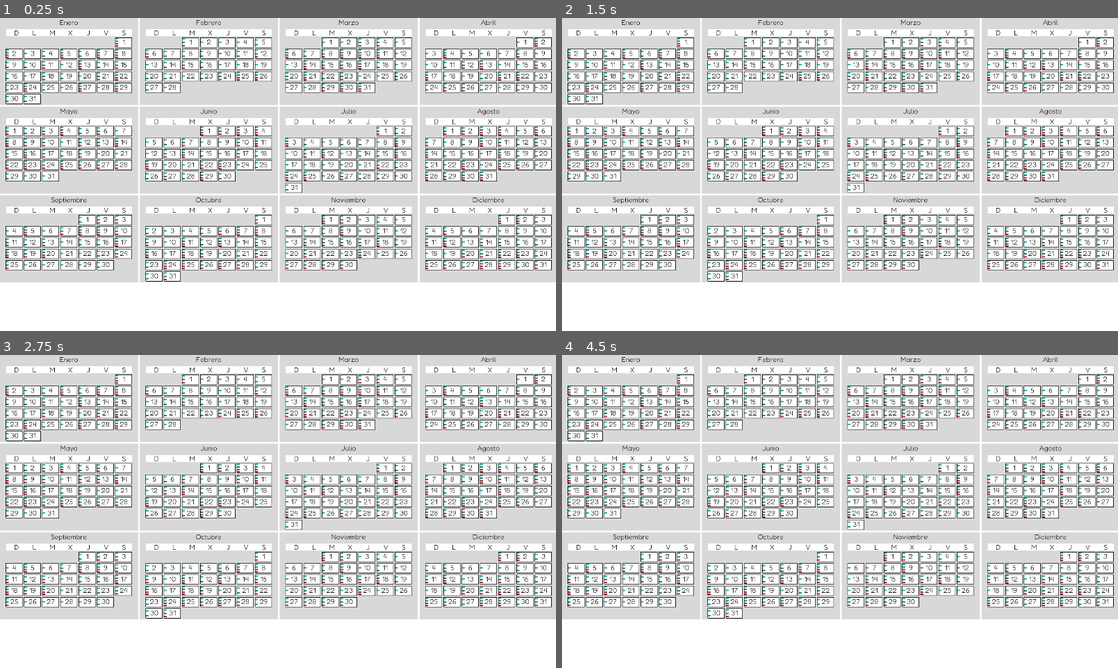
Above: before the commit, frames 1-4 (two rows, left to right).
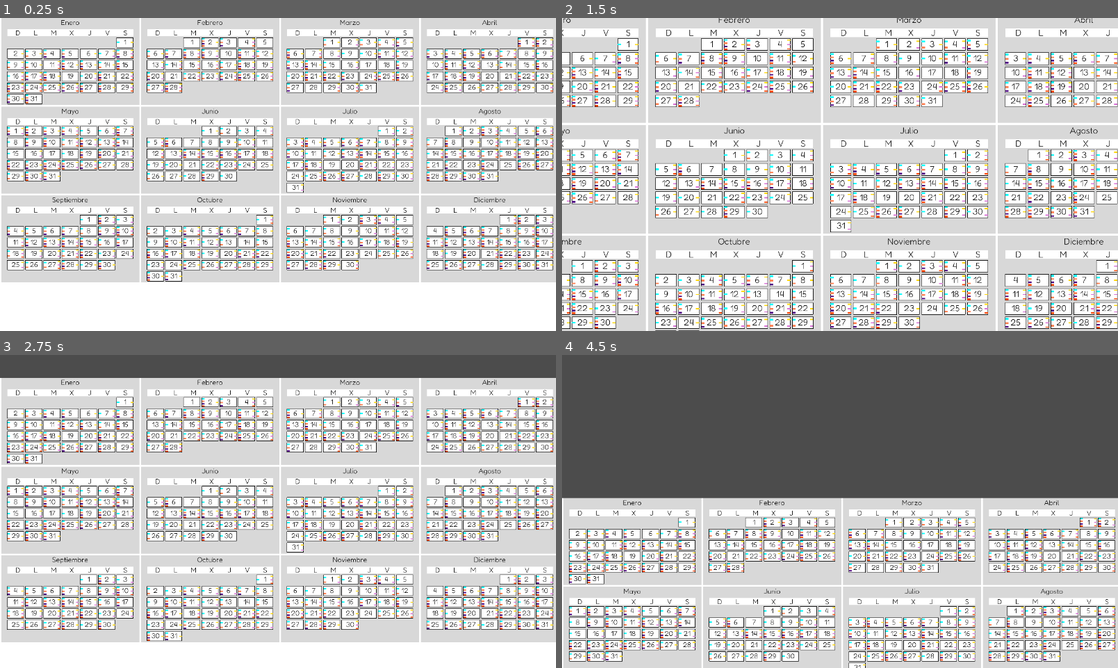
Above: after the commit, the same moments.

Repository: LeoleUCAB/herramienta-rrhh
Game: Godot game, scene res://Calendar.tscn
The game is run twice, just before and just after one commit, with the same random seed, the same clock (stepped at 60 frames per second) and the same inputs.
Inputs (mouse positions are in pixels of both pictures, inside the frame that each line leads up to):
- Up to frame 1 (0.25 s): no input
- Up to frame 2 (1.5 s): tap Enter at 0.5 s; move the mouse to (962, 158) at 0.52 s; press the mouse at (962, 158) at 0.53 s; tap Mouse wheel up (cam_zoom_in) at 0.8, 1.35 s; tap Space at 1.25 s; move the mouse to (728, 190) at 1.27 s; release the mouse at (728, 190) at 1.28 s
- Up to frame 3 (2.75 s): tap Mouse wheel down (cam_zoom_out) at 1.55, 2.1 s; tap Enter at 2 s; move the mouse to (333, 442) at 2.02 s; press the mouse at (333, 442) at 2.03 s
- Up to frame 4 (4.5 s): tap Space at 2.75, 4.25 s; move the mouse to (812, 574) at 2.77 s; release the mouse at (812, 574) at 2.78 s; click (812, 574) at 2.85 s; tap Mouse wheel up (cam_zoom_in) at 3.05, 3.6 s; tap Enter at 3.5 s; move the mouse to (1006, 558) at 3.52 s; tap Mouse wheel down (cam_zoom_out) at 3.8, 4.35 s; move the mouse to (673, 464) at 4.27 s

The runs differ from the first frame. In frame 1, 18% of the frame differs, in the area x 0-100%, y 0-85%; in frame 2, 56%; in frame 3, 53%; in frame 4, 78%, in the area x 0-100%, y 0-100%.

Commit message:
Camara para Drag/Zoom, Otros Appointments
- Implementada una segunda zona para appointments. Por los momentos, se generan al azar. La idea es que el lado izquierda simbolice eventos de todo el dia, mientras que los de la derecha sean a una hora predeterminada
- Implementada el objeto Camara2D que permite a la herramienta hacer zoom y desplazarse por las vistas
- Implementados los limites hasta donde se permite la camara mover horizontalmente

Diff:
--- a/Calendar.tscn
+++ b/Calendar.tscn
@@ -1,13 +1,20 @@
-[gd_scene load_steps=3 format=2]
+[gd_scene load_steps=4 format=2]
 
 [ext_resource path="res://scenes/yearView/Month.tscn" type="PackedScene" id=1]
 [ext_resource path="res://scenes/yearView/Year.gd" type="Script" id=2]
+[ext_resource path="res://CameraController.gd" type="Script" id=3]
 
 [node name="Calendar" type="Node2D"]
 
 [node name="Year" type="Node2D" parent="."]
 script = ExtResource( 2 )
 monthScene = ExtResource( 1 )
+
+[node name="Camera2D" type="Camera2D" parent="Year"]
+position = Vector2( 640, 360 )
+current = true
+limit_smoothed = true
+script = ExtResource( 3 )
 
 [node name="ColorRect" type="ColorRect" parent="Year"]
 margin_right = 1280.0
@@ -17,7 +24,8 @@
 }
 
 [node name="MonthGrid" type="GridContainer" parent="Year"]
-margin_right = 1278.0
+margin_left = 3.0
+margin_right = 1281.0
 margin_bottom = 720.0
 columns = 4
 __meta__ = {
--- a/CalendarCamera.gd
+++ b/CameraController.gd
@@ -1,8 +1,9 @@
 extends Camera2D
 
 const MAX_ZOOM_LEVEL = 0.5
-const MIN_ZOOM_LEVEL = 4.0
+const MIN_ZOOM_LEVEL = 1
 const ZOOM_INCREMENT = 0.05
+const CALENDAR_WIDTH = 1280
 
 signal moved()
 signal zoomed()
@@ -10,22 +11,28 @@
 var _current_zoom_level = 1
 var _drag = false
 
+func _ready():
+	pass
+
+func _process(delta):
+	if zoom <= Vector2(1, 1):
+		if get_offset()[0] < - (CALENDAR_WIDTH * ZOOM_INCREMENT) * ((1 - zoom[0]) * 10):
+			set_offset(Vector2(- (CALENDAR_WIDTH * ZOOM_INCREMENT) * ((1 - zoom[0]) * 10), get_offset()[1]))
+		if get_offset()[0] > CALENDAR_WIDTH * ZOOM_INCREMENT * ((1 - zoom[0]) * 10):
+			set_offset(Vector2(CALENDAR_WIDTH * ZOOM_INCREMENT * ((1 - zoom[0]) * 10), get_offset()[1]))
+
 func _input(event):
 	if event.is_action_pressed("cam_drag"):
-		print("click")
 		_drag = true
 	elif event.is_action_released("cam_drag"):
-		print("unlcick")
 		_drag = false
 	elif event.is_action("cam_zoom_in"):
-		print("zoomie")
 		_update_zoom(-ZOOM_INCREMENT, get_local_mouse_position())
 	elif event.is_action("cam_zoom_out"):
-		print("unzoomie")
 		_update_zoom(ZOOM_INCREMENT, get_local_mouse_position())
 	elif event is InputEventMouseMotion && _drag:
 		set_offset(get_offset() - event.relative*_current_zoom_level)
-		emit_signal("moved")
+		prints(get_offset(), zoom)
 
 func _update_zoom(incr, zoom_anchor):
 	var old_zoom = _current_zoom_level
@@ -42,4 +49,3 @@
 	set_offset(get_offset() + zoom_center*ratio)
 
 	set_zoom(Vector2(_current_zoom_level, _current_zoom_level))
-	emit_signal("zoomed")
--- a/scenes/yearView/Day.gd
+++ b/scenes/yearView/Day.gd
@@ -2,6 +2,7 @@
 
 onready var dayNumberLabel = $DayNumber
 onready var LAG = $LongAppointmentGrid
+onready var SAG = $ShortAppointmentGrid
 
 var dayNumber setget setDayNumber
 
@@ -16,17 +17,23 @@
 func generateRandomAppointments():
 	var rng = RandomNumberGenerator.new()
 	rng.randomize()
-	for i in range(rng.randi_range(1, 4)):
+	var colorList = [
+		Color.aqua,
+		Color.coral,
+		Color.indigo,
+		Color.orangered,
+		Color.orchid,
+		Color.gold
+	]
+	for i in range(rng.randi_range(0, 4)):
 		var newAppointment = ColorRect.new()
 		newAppointment.rect_min_size = Vector2(6, 3)
 		newAppointment.size_flags_vertical = SIZE_EXPAND + SIZE_SHRINK_CENTER
-		var colorList = [
-			Color(33/255 as float, 182/255 as float, 168/255 as float, 1),
-			Color(23/255 as float, 127/255 as float, 117/255 as float, 1),
-			Color(182/255 as float, 33/255 as float, 45/255 as float, 1),
-			Color(127/255 as float, 23/255 as float, 31/255 as float, 1),
-			Color(182/255 as float, 119/255 as float, 33/255 as float, 1),
-			Color(127/255 as float, 84/255 as float, 23/255 as float, 1)
-			]
 		newAppointment.color = colorList[i]
 		LAG.add_child(newAppointment)
+	for i in range(rng.randi_range(0, 3)):
+		var newAppointment = ColorRect.new()
+		newAppointment.rect_min_size = Vector2(6, 2)
+		newAppointment.size_flags_vertical = SIZE_EXPAND + SIZE_SHRINK_CENTER
+		newAppointment.color = colorList[colorList.size()-i-1]
+		SAG.add_child(newAppointment)
--- a/scenes/yearView/Day.tscn
+++ b/scenes/yearView/Day.tscn
@@ -66,3 +66,16 @@
 __meta__ = {
 "_edit_use_anchors_": false
 }
+
+[node name="ShortAppointmentGrid" type="GridContainer" parent="."]
+anchor_left = 1.0
+anchor_top = 0.5
+anchor_right = 1.0
+anchor_bottom = 0.5
+margin_left = -6.0
+margin_top = -11.0
+margin_bottom = 11.0
+custom_constants/vseparation = 1
+__meta__ = {
+"_edit_use_anchors_": false
+}
